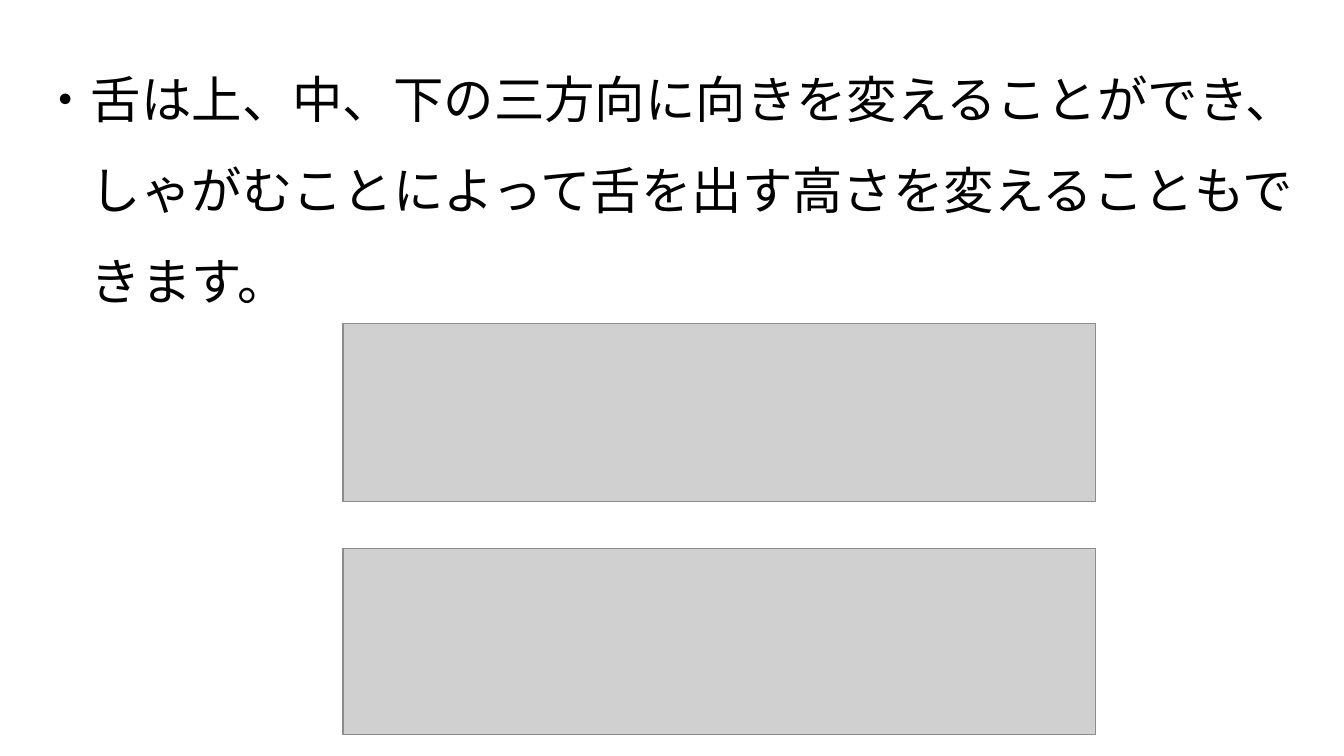
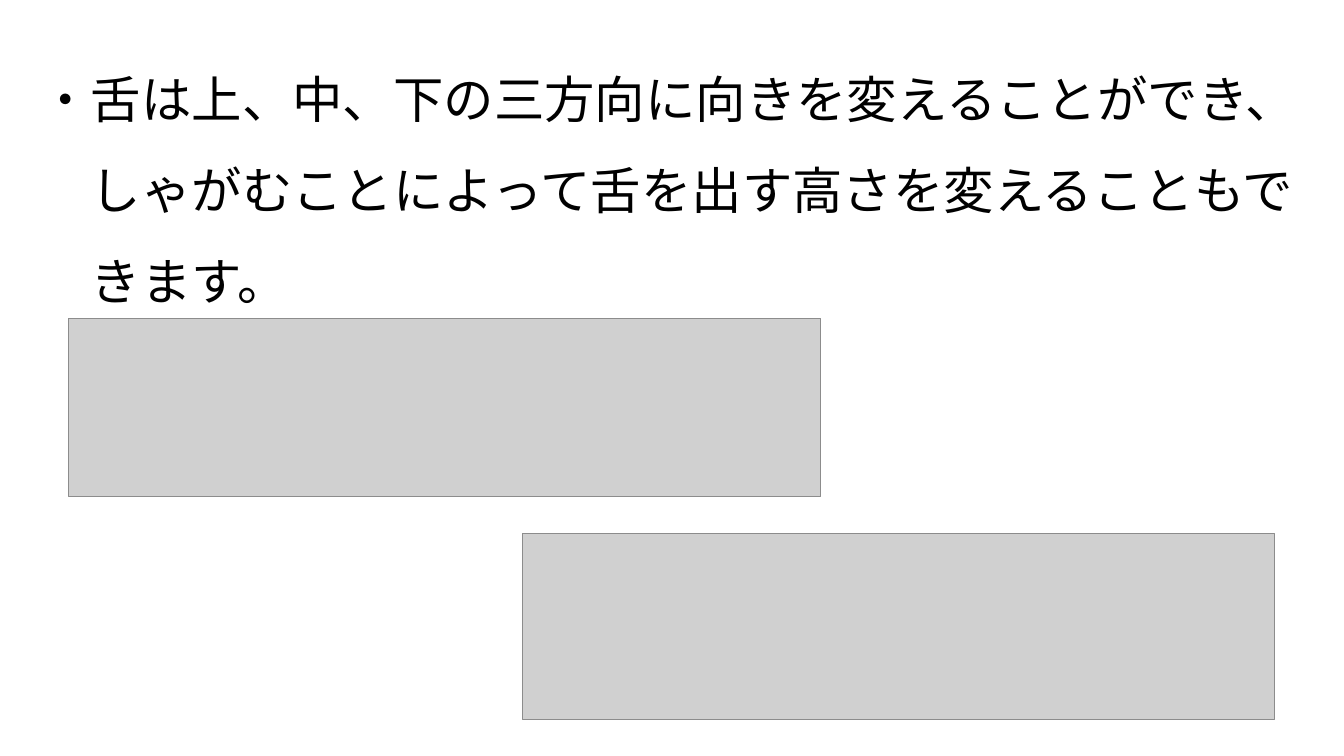
Before and after one commit to 1601323/Gameproject, a slide deck: slide 6 of AsoGameSho.pptx (slide 7 before the commit). Drawn at 1344x756 pixels with LibreOffice and Linux fonts; fonts in the diff are those of the drawing; grey boxes stand for pictures; background and template pictures are left out. Boxes give left, top, right and bottom in pixels: in the first picture for what was removed or moved away, otherwise in the second. Text is boxed around its words. In the diff, an @@ line names an element or a change of style, - is before the commit and + after.

```diff
--- a/AsoGameSho.pptx
+++ b/AsoGameSho.pptx
@@ picture moved from (x1=343, y1=324, x2=1095, y2=502) to (x1=69, y1=319, x2=821, y2=497) @@
@@ picture moved from (x1=343, y1=549, x2=1095, y2=736) to (x1=522, y1=533, x2=1274, y2=720) @@
```
Also in this commit, not shown: 7 other slides changed, 1 slide removed, 2 other files.
